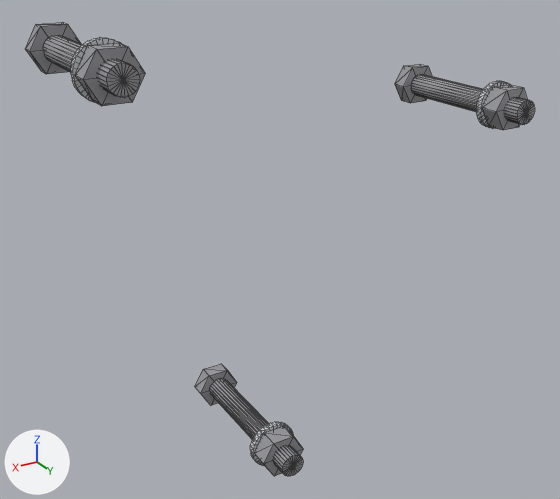
Before and after pictures for a commit that changed the glTF model viewer-full/legscrews.glb.
Rendered twice from a 50 mm lens placed at (92.6, 201.4, 64.9), pointed at (-0.2, 46.6, -12.5). Arrows for +X, +Y and +Z are at lower left; the lights stay in place. The picture after the commit comes second. Mesh edges are drawn as thin lines. Where no turn or scale is listed for an object, it has been applied to the vertices. Vertices at exactly the same position are counted once.

In view in the first picture: 'geometry_0'.
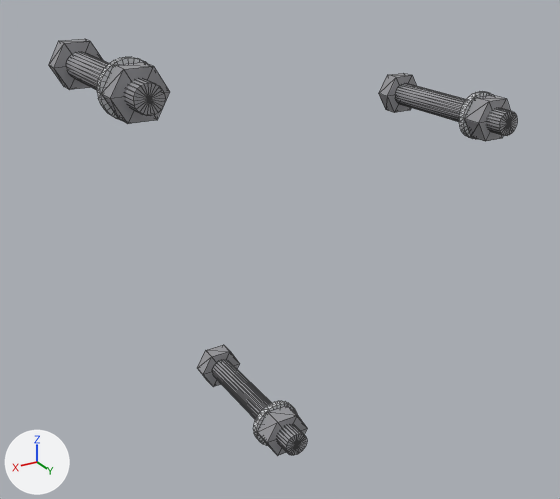
Edits to the bpy script that builds the scene:
```text
Change me_geometry_0:
    used by ob_geometry_0; location = (0.0, 0.0, 0.0)
    remove me_geometry_0.from_pydata(...)  # 428 vertices, 816 faces; spans x -62.4..52.0, y 26.5..70.5, z -65.1..44.6
    add me_geometry_0.from_pydata(...)  # 427 vertices, 816 faces; spans x -56.7..47.4, y 26.5..70.5, z -59.2..40.7
    me_geometry_0 part 1: the loose piece of 63 vertices spanning x 40.2..51.7, y 26.5..70.5, z 33.6..43.6 is moved by (-4.6, 0.0, -3.9)
    me_geometry_0 part 2: the loose piece of 79 vertices spanning x 40.0..52.0, y 59.7..66.3, z 32.6..44.6 is moved by (-4.6, 0.0, -3.9)
    me_geometry_0 part 3: the loose piece of 14 vertices spanning x -62.2..-50.6, y 26.5..30.5, z 15.5..25.5 is moved by (5.6, 0.0, -2.1)
    me_geometry_0 part 4: the loose piece of 50 vertices spanning x -59.4..-53.4, y 30.5..70.5, z 17.5..23.5 is moved by (5.6, 0.0, -2.1)
    me_geometry_0 part 5: the loose piece of 79 vertices spanning x 4.4..16.4, y 59.7..66.3, z -65.1..-53.1 is moved by (-61.2, 0.0, 77.6)
    me_geometry_0 part 6: the loose piece of 63 vertices spanning x 4.6..16.2, y 26.5..70.5, z -64.1..-54.1 is moved by (-1.0, 0.0, 5.9)
    me_geometry_0 part 7: the loose piece of 79 vertices spanning x 4.4..16.4, y 59.7..66.3, z -65.1..-53.1 is copied, and the copy is moved by (-1.0, 0.0, 5.9); it spans x 3.4..15.4, y 59.7..66.3, z -59.2..-47.2
    me_geometry_0 part 8: the loose piece of 66 vertices spanning x -62.4..-50.4, y 59.7..61.3, z 14.5..26.5 is deleted
    me_geometry_0 part 9: the loose piece of 14 vertices spanning x -62.2..-50.6, y 61.3..66.3, z 15.5..25.5 is deleted
```

Changed parts and their boxes [x1, y1, x2, y2] in the pictures (560 x 499 px; the box of a moved part takes in the faces that stretch with it):
'geometry_0', reshaped (8% narrower, 8% shorter): before [25, 23, 535, 476]; after [49, 39, 517, 456]
part 1 of me_geometry_0, moved or reshaped: before [25, 23, 140, 98]; after [49, 39, 165, 116]
part 2 of me_geometry_0, moved or reshaped: before [71, 37, 145, 106]; after [97, 57, 170, 124]
part 3 of me_geometry_0, moved or reshaped: before [395, 64, 432, 103]; after [379, 73, 417, 113]
part 4 of me_geometry_0, moved or reshaped: before [411, 74, 535, 125]; after [395, 83, 517, 136]
part 5 of me_geometry_0, moved or reshaped: before [250, 422, 303, 476]; after [459, 91, 510, 141]
part 6 of me_geometry_0, moved or reshaped: before [195, 364, 303, 476]; after [197, 345, 307, 455]
part 7 of me_geometry_0, added: after [253, 401, 307, 456]
part 8 of me_geometry_0, deleted: before [476, 81, 510, 129]
part 9 of me_geometry_0, deleted: before [482, 85, 527, 130]
